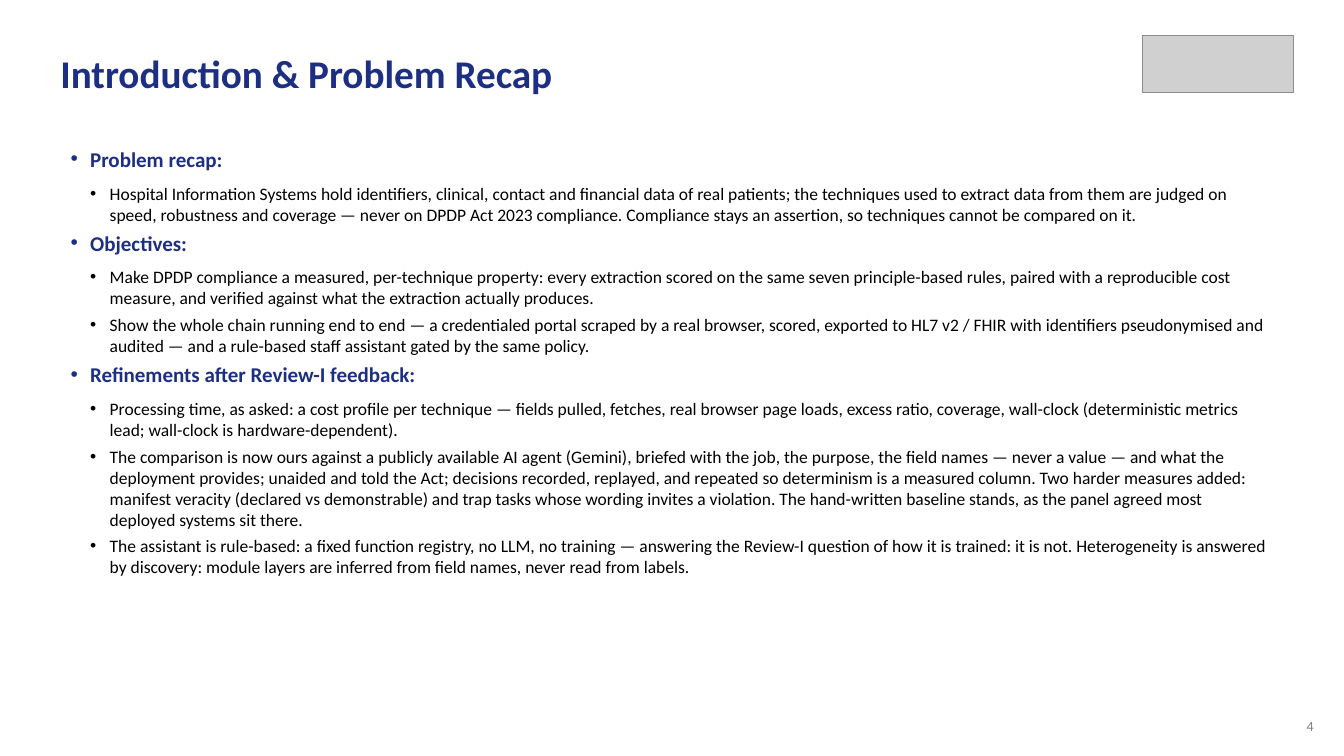
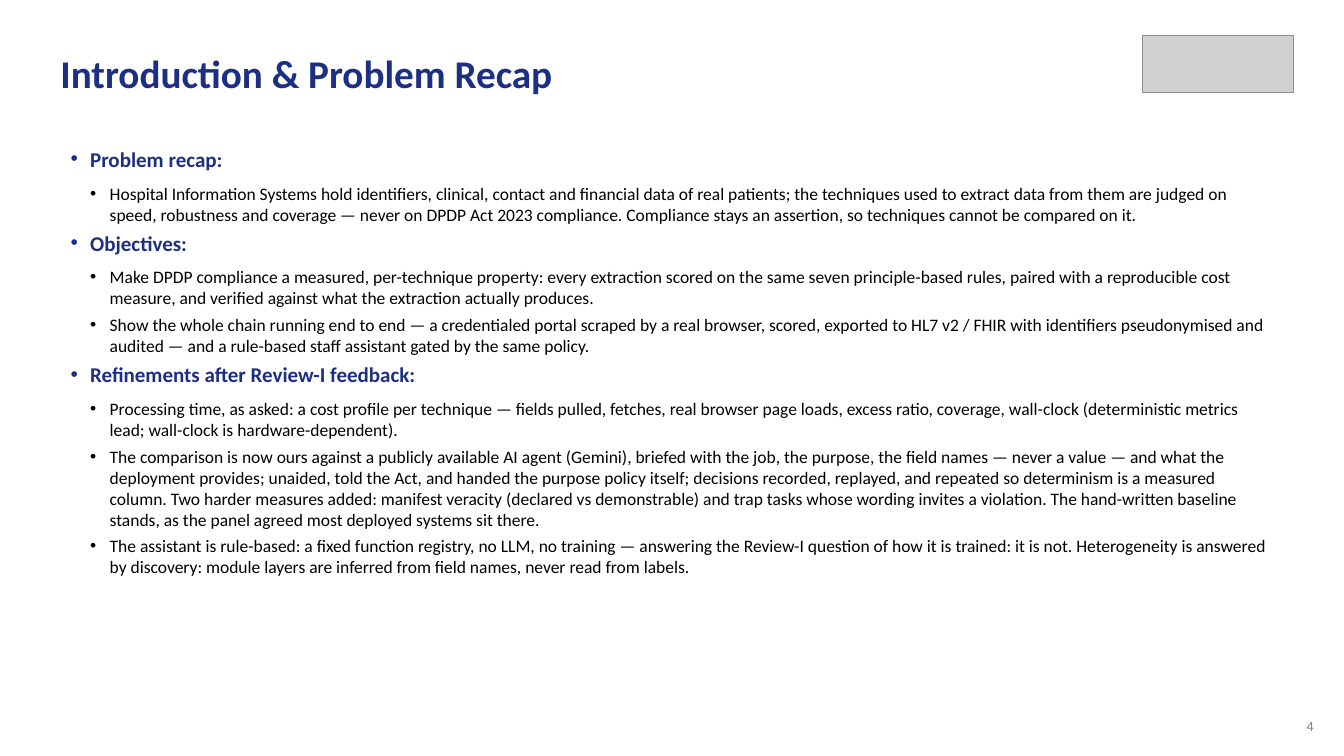
Before and after one commit to aysk1209/his-scraping-dpdp-project, a slide deck: slide 4 of Review-II.pptx. Drawn at 1344x756 pixels with LibreOffice and Linux fonts; fonts in the diff are those of the drawing; grey boxes stand for pictures. Boxes give left, top, right and bottom in pixels: in the first picture for what was removed or moved away, otherwise in the second. Text is boxed around its words. In the diff, an @@ line names an element or a change of style, - is before the commit and + after.

```diff
--- a/Review-II.pptx
+++ b/Review-II.pptx
@@ text at (110, 450, 1236, 529): text changed @@
-  • The comparison is now ours against a publicly available AI agent (Gemini), briefed with the job, the purpose, the field names — never a value — and what the deployment provides; unaided and told the Act; decisions recorded, replayed, and repeated so determinism is a measured column. Two harder measures added: manifest veracity (declared vs demonstrable) and trap tasks whose wording invites a violation. The hand-written baseline stands, as the panel agreed most deployed systems sit there.
+  • The comparison is now ours against a publicly available AI agent (Gemini), briefed with the job, the purpose, the field names — never a value — and what the deployment provides; unaided, told the Act, and handed the purpose policy itself; decisions recorded, replayed, and repeated so determinism is a measured column. Two harder measures added: manifest veracity (declared vs demonstrable) and trap tasks whose wording invites a violation. The hand-written baseline stands, as the panel agreed most deployed systems sit there.
```
Also in this commit, not shown: 1 other slide changed, 21 other files.
